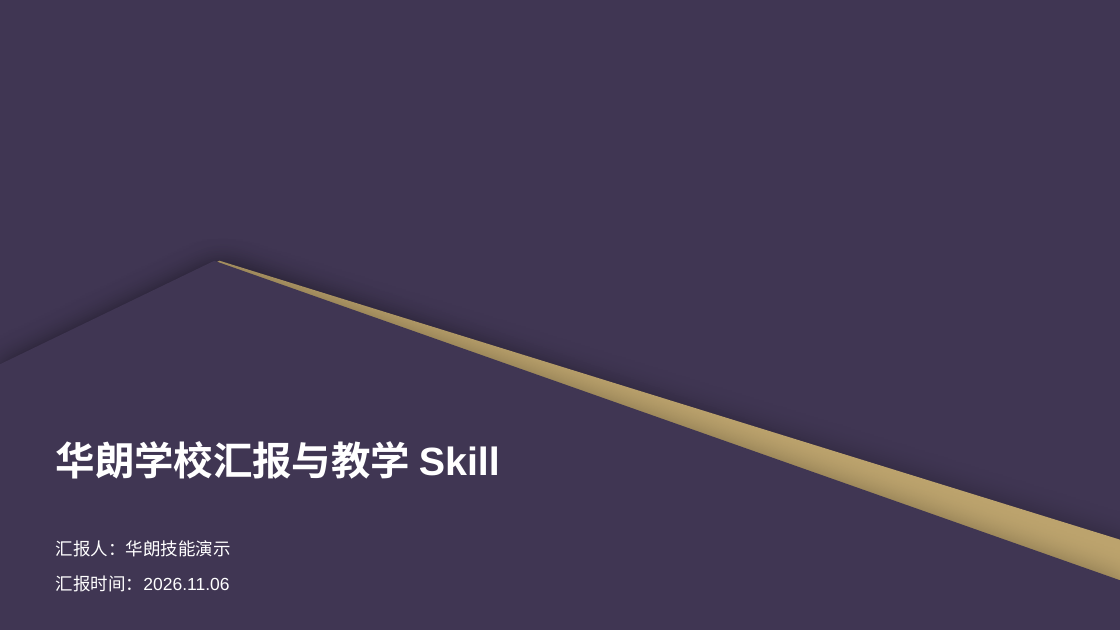
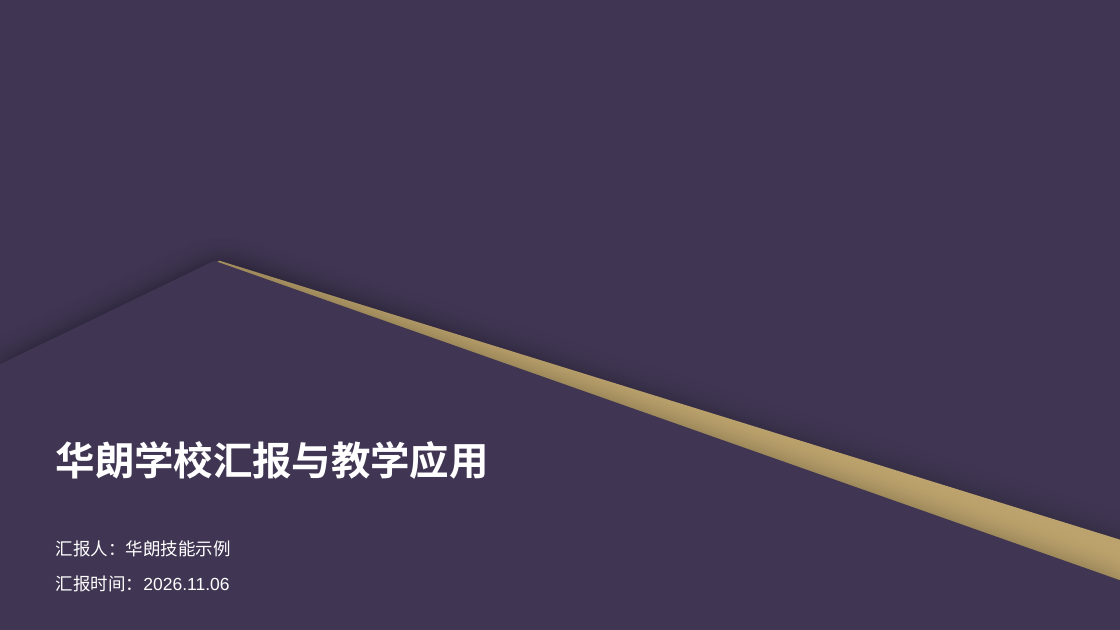
Before and after one commit to 2503668375-boop/hualang-ppt-skill, a slide deck: slide 1 of artifact-template-hualang-school/assets/scene-examples.pptx. Drawn at 1120x630 pixels with LibreOffice and Linux fonts; fonts in the diff are those of the drawing; background and template pictures are left out. Boxes give left, top, right and bottom in pixels: in the first picture for what was removed or moved away, otherwise in the second. Text is boxed around its words. In the diff, an @@ line names an element or a change of style, - is before the commit and + after.

Commit message:
完善华朗V8组件排版、教学深度、内容审查与辅助动画

```diff
--- a/artifact-template-hualang-school/assets/scene-examples.pptx
+++ b/artifact-template-hualang-school/assets/scene-examples.pptx
@@ text at box(56, 441, 489, 479): text changed @@
-华朗学校汇报与教学 Skill
+华朗学校汇报与教学应用
@@ text at box(56, 540, 231, 557): text changed @@
-汇报人：华朗技能演示
+汇报人：华朗技能示例
```
Also in this commit, not shown: 2 other slides changed, 13 slides added, 23 slides removed, 47 other files.
